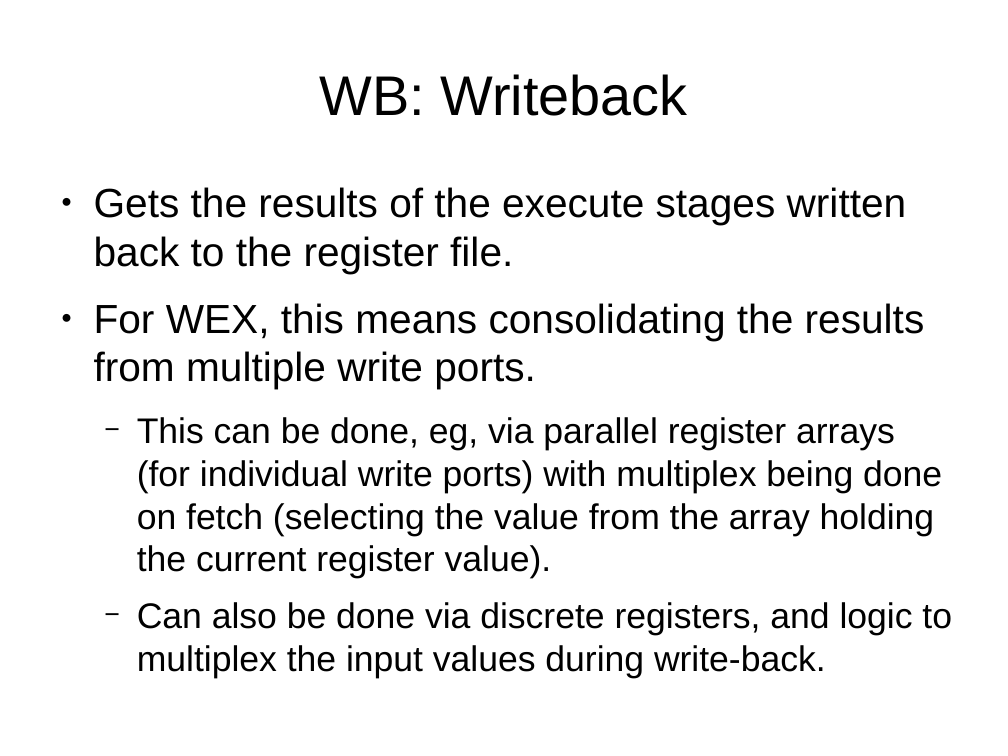
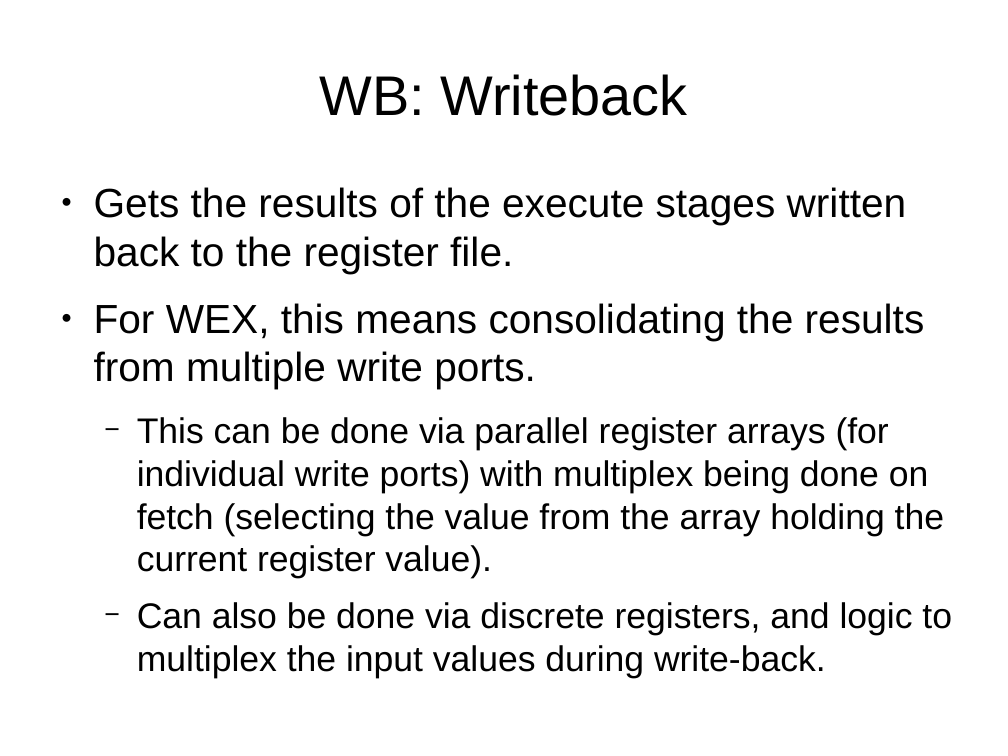
Before and after one commit to cr88192/bgbtech_btsr1arch, a slide deck: slide 9 of docs/slides/BJX2 Core 1.odp (slide 8 before the commit). Drawn at 1008x756 pixels with LibreOffice and Linux fonts; fonts in the diff are those of the drawing. Boxes give left, top, right and bottom in pixels: in the first picture for what was removed or moved away, otherwise in the second. Text is boxed around its words. In the diff, an @@ line names an element or a change of style, - is before the commit and + after.

```diff
--- a/docs/slides/BJX2 Core 1.odp
+++ b/docs/slides/BJX2 Core 1.odp
@@ text at (x1=137, y1=417, x2=944, y2=579): text changed @@
-  − This can be done, eg, via parallel register arrays (for individual write ports) with multiplex being done on fetch (selecting the value from the array holding the current register value).
+  − This can be done via parallel register arrays (for individual write ports) with multiplex being done on fetch (selecting the value from the array holding the current register value).
```
Also in this commit, not shown: 8 other slides changed, 5 slides added, 1 slide removed, 19 other files.
